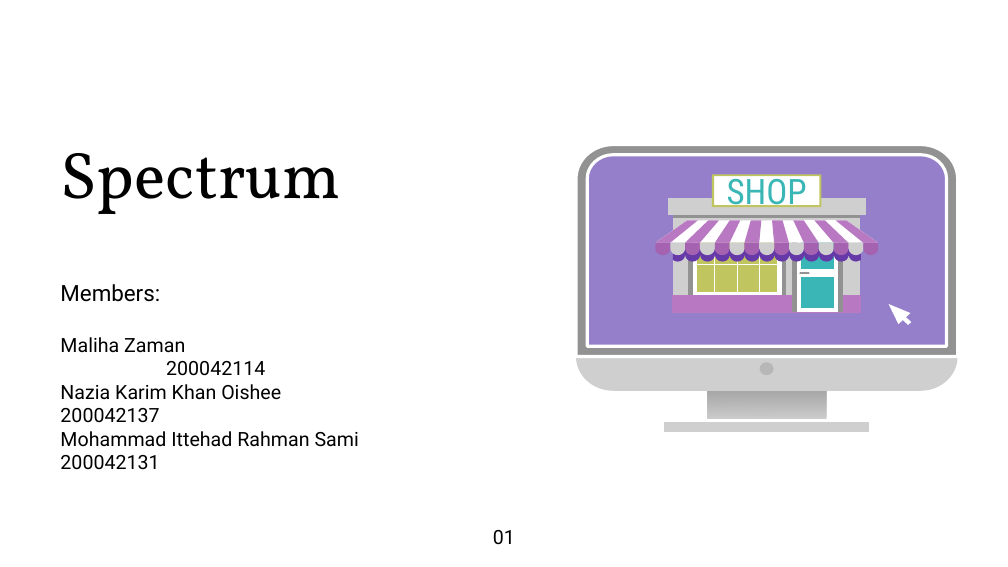
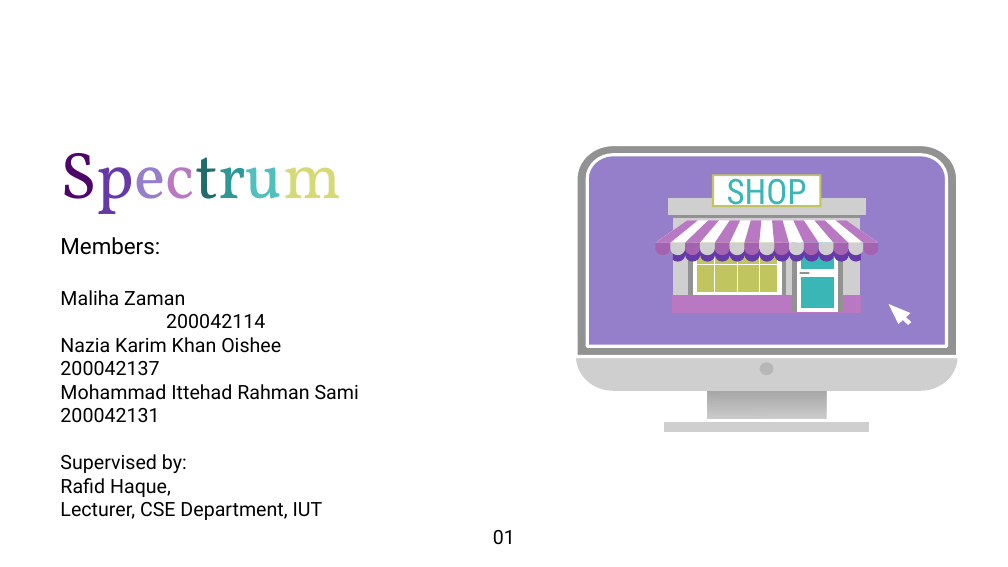
Before and after one commit to Maliha-Zaman/Spectrum, a slide deck: slide 1 of Presentations/Spectrum_ProposalPresentation.pptx. Drawn at 1008x567 pixels with LibreOffice and Linux fonts; fonts in the diff are those of the drawing. Boxes give left, top, right and bottom in pixels: in the first picture for what was removed or moved away, otherwise in the second. Text is boxed around its words. In the diff, an @@ line names an element or a change of style, - is before the commit and + after.

```diff
--- a/Presentations/Spectrum_ProposalPresentation.pptx
+++ b/Presentations/Spectrum_ProposalPresentation.pptx
@@ title "Spectrum" at [60,153,341,214]: text colour #000000 to #4C0768, text colour #000000 to #6639A8, text colour #000000 to #957FCA, text colour #000000 to #B878C2, text colour #000000 to #1E6C6B, text colour #000000 to #2E9897, text colour #000000 to #51BFBE, text colour #000000 to #D5DA76 in "Spectrum" @@
@@ subtitle at [60,454,323,520]: paragraphs added @@
+Supervised by:
+Rafid Haque,
+Lecturer, CSE Department, IUT
```
Also in this commit, not shown: 2 other slides changed.
